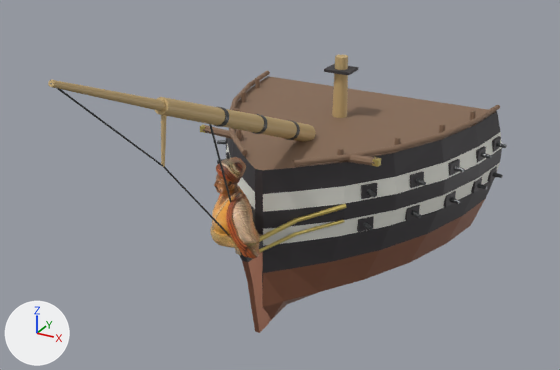
Before and after pictures for a commit that changed the glTF model figureheads/ships3d/calcutta.glb.
Rendered twice from a camera (50 mm lens) standing at (15.5, -27.4, 16.8) and looking at (0.7, -0.6, 3.3). The axes (+X, +Y, +Z) are drawn at lower left. The lights are the same throughout. The picture after the commit comes second. Where no turn or scale is listed for an object, it has been applied to the vertices. Vertices at exactly the same position are counted once.

In view in the first picture: 'calcutta_Figurehead', 'calcutta_ParentBow'.
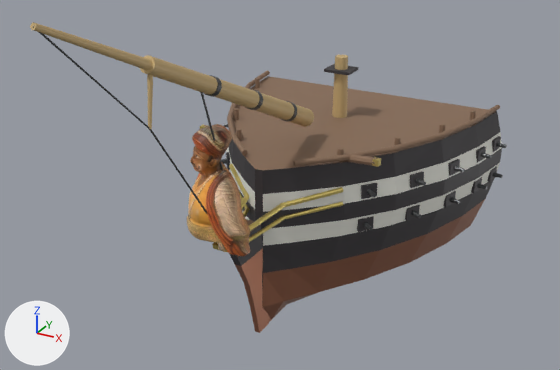
Where the newer file only moved an object's origin or applied its transform, the numbers keep the older frame.

What the commit changed:
me_calcutta_bowhullmesh is used by ob_calcutta_parentbow; location (0.0, -0.3, 3.43).
me_calcutta_bowhullmesh had 1667 vertices, 3034 faces and spanned x -7.7..7.7, y -12.0..12.0, z -7.4..7.4.
me_calcutta_bowhullmesh now has 1675 vertices, 3046 faces and spans x -7.7..7.7, y -12.4..12.0, z -7.4..9.0.
me_calcutta_bowhullmesh part 1: the loose piece of 24 vertices spanning x -0.1..0.1, y -7.3..-6.9, z 3.1..5.2 is moved by (0.0, -0.6, 1.5).
me_calcutta_bowhullmesh part 2: the loose piece of 16 vertices spanning x 0.0, y -12.0..-7.3, z 3.1..7.3 is scaled about its middle by (0.664, 0.959, 1.02), then moved by (0.0, -0.5, 1.6).
me_calcutta_bowhullmesh part 3: the loose piece of 44 vertices spanning x -0.4..0.4, y -3.9..-3.4, z 3.5..4.3 is moved by (0.0, -0.5, 1.3).
me_calcutta_bowhullmesh part 4: the loose piece of 16 vertices spanning x 0.0, y -7.3..-2.2, z -2.5..3.2 is scaled about its middle by (0.434, 0.885, 1.13), then moved by (0.0, -0.9, 1.2).
me_calcutta_bowhullmesh part 5: the loose piece of 44 vertices spanning x -0.4..0.4, y -7.3..3.9, z 0.4..5.6 is rebuilt with 44 vertices and now spans x -0.4..0.4, y -7.9..3.7, z 1.3..7.1.
me_calcutta_bowhullmesh part 6: the loose piece of 36 vertices spanning x -0.2..0.2, y -12.0..-6.0, z 4.7..7.4 is rebuilt with 36 vertices and now spans x -0.2..0.2, y -12.4..-6.5, z 6.1..9.0.
me_calcutta_bowhullmesh part 7: the loose piece of 20 vertices spanning x 1.3..3.1, y 0.0..1.7, z -1.9..-1.3 is rebuilt with 20 vertices and now spans x 0.9..3.0, y -0.3..1.6, z -1.7..-1.1.
me_calcutta_bowhullmesh part 8: 6 loose pieces with 168 vertices, spanning x -3.0..3.0, y -2.1..2.3, z -2.9..3.1, are deleted.
me_calcutta_bowhullmesh part 9: 25 vertices moved from x -4.1..5.5, y -2.7..4.5, z -5.9..0.8 to x -4.1..5.5, y -3.9..4.5, z -5.8..0.8; 40 vertices removed from x -1.5..1.5, y -2.3..0.2, z -2.4..-1.7; 216 vertices added at x -3.0..3.0, y -4.0..2.0, z -2.1..4.3.
me_calcutta_bowhullmesh part 10: 1 vertex moved from x 0.0, y -4.5, z 4.2 to x 0.0, y -5.0, z 5.5; 7 vertices removed from x 0.0, y -4.5..-4.4, z 4.2; 7 vertices added at x 0.0, y -5.0..-4.9, z 5.5..5.6.
Other edits to the shape of me_calcutta_bowhullmesh do not show in these pictures.
Object 'calcutta_Figurehead' (ob_calcutta_figurehead) moves from (0.0, -2.64, 3.16) to (0.0, -3.77, 4.44).
Object 'calcutta_Figurehead' (ob_calcutta_figurehead) is rescaled from (1.93, 1.93, 1.93) to (2.39, 2.39, 2.39).

Changed parts and their boxes [x1, y1, x2, y2] in the pictures (560 x 370 px; the box of a moved part takes in the faces that stretch with it):
'calcutta_ParentBow', reshaped (12% taller)
    before: [48, 55, 507, 333]
    after: [30, 22, 507, 333]
'calcutta_Figurehead', moved, rescaled (25% wider, 29% taller)
    before: [210, 157, 260, 259]
    after: [187, 124, 250, 256]
part 1 of me_calcutta_bowhullmesh, moved or reshaped
    before: [161, 115, 167, 167]
    after: [147, 74, 153, 129]
part 2 of me_calcutta_bowhullmesh, moved or reshaped
    before: [50, 83, 163, 166]
    after: [32, 26, 149, 129]
part 3 of me_calcutta_bowhullmesh, moved or reshaped
    before: [214, 107, 229, 127]
    after: [204, 75, 222, 97]
part 4 of me_calcutta_bowhullmesh, moved or reshaped
    before: [163, 166, 229, 235]
    after: [149, 129, 207, 213]
part 5 of me_calcutta_bowhullmesh, rebuilt (8% wider, 59% taller)
    before: [155, 97, 316, 142]
    after: [140, 55, 314, 127]
part 6 of me_calcutta_bowhullmesh, rebuilt (53% taller)
    before: [48, 80, 166, 111]
    after: [30, 22, 152, 70]
part 7 of me_calcutta_bowhullmesh, rebuilt (18% wider)
    before: [297, 204, 347, 222]
    after: [284, 202, 343, 219]
part 8 of me_calcutta_bowhullmesh, deleted
    before: [252, 114, 345, 252]
part 9 of me_calcutta_bowhullmesh, reshaped
    before: [217, 159, 421, 333]
    after: [212, 89, 421, 333]
part 10 of me_calcutta_bowhullmesh, moved or reshaped (mostly hidden)
    before: [209, 124, 232, 203]
    after: [200, 92, 223, 171]
